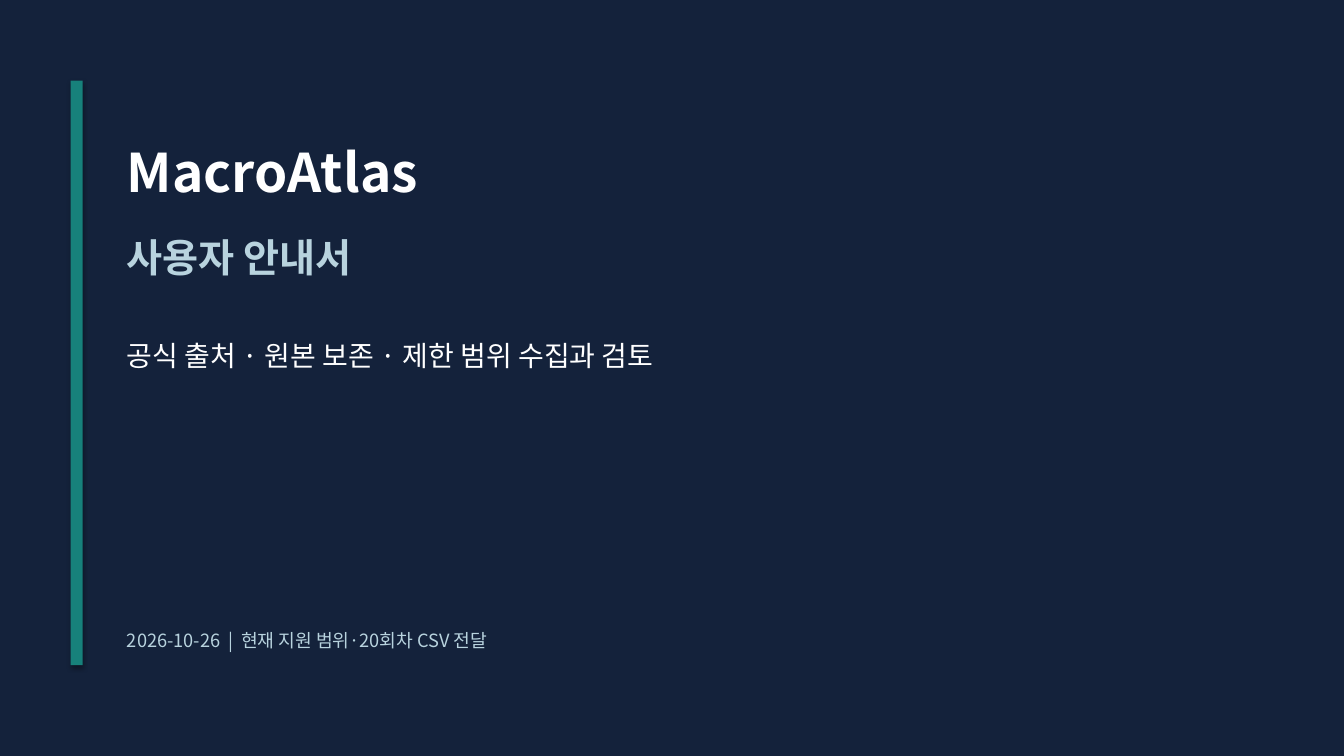
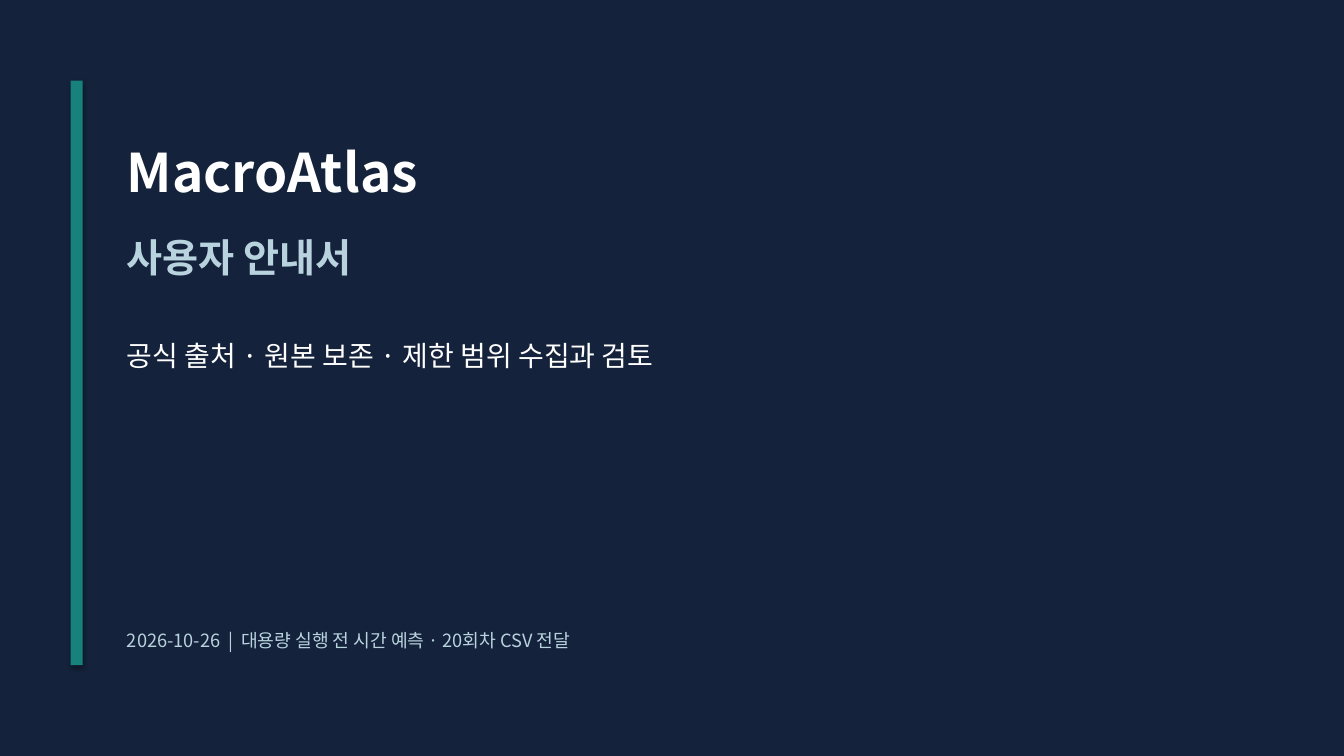
Before and after one commit to jaeu983-lang/MacroAtlas, a slide deck: slide 1 of docs/MacroAtlas_User_Guide.pptx. Drawn at 1344x756 pixels with LibreOffice and Linux fonts; fonts in the diff are those of the drawing. Boxes give left, top, right and bottom in pixels: in the first picture for what was removed or moved away, otherwise in the second. Text is boxed around its words. In the diff, an @@ line names an element or a change of style, - is before the commit and + after.

```diff
--- a/docs/MacroAtlas_User_Guide.pptx
+++ b/docs/MacroAtlas_User_Guide.pptx
@@ text at (x1=127, y1=632, x2=570, y2=649): text changed @@
-2026-10-26 | 현재 지원 범위·20회차 CSV 전달
+2026-10-26 | 대용량 실행 전 시간 예측 · 20회차 CSV 전달
```
Also in this commit, not shown: 2 other slides changed, 19 other files.
